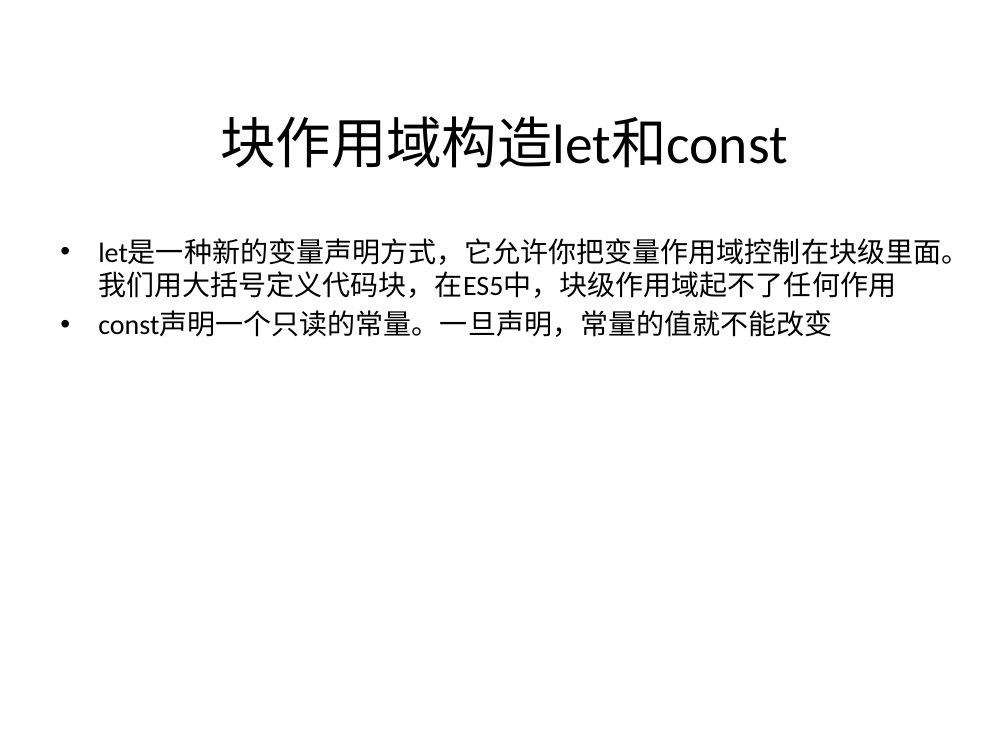
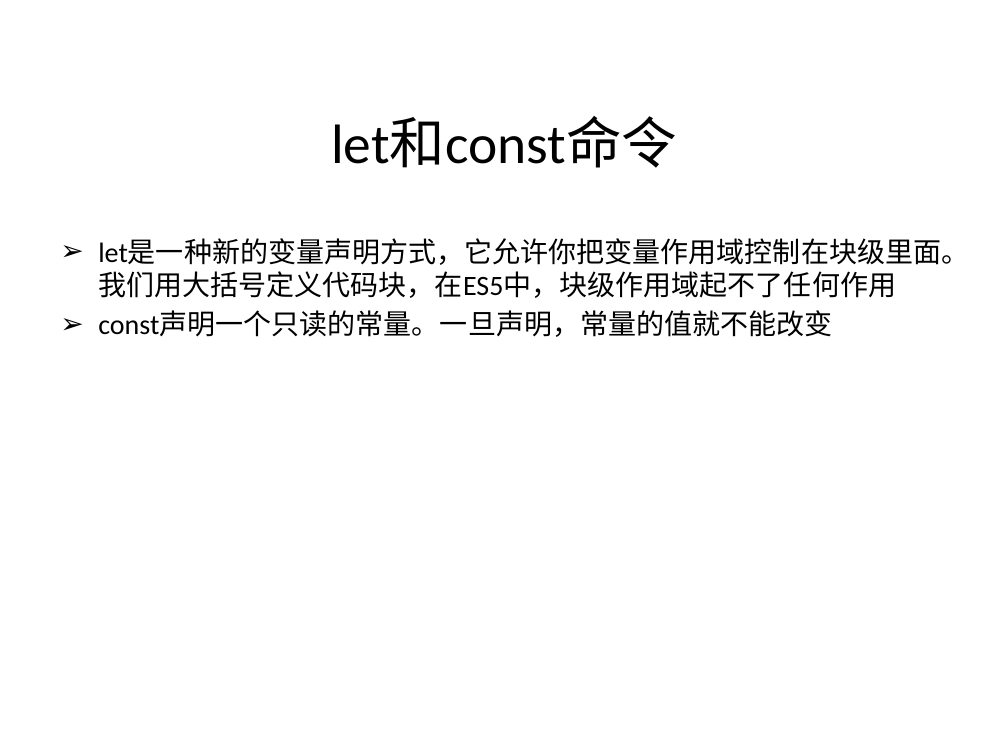
Before and after one commit to 1392731944/es6, a slide deck: slide 7 of es6.pptx. Drawn at 1008x756 pixels with LibreOffice and Linux fonts; fonts in the diff are those of the drawing; background and template pictures are left out. Boxes give left, top, right and bottom in pixels: in the first picture for what was removed or moved away, otherwise in the second. Text is boxed around its words. In the diff, an @@ line names an element or a change of style, - is before the commit and + after.

```diff
--- a/es6.pptx
+++ b/es6.pptx
@@ title at bbox=[331, 117, 677, 168]: text changed @@
-块作用域构造let和const
+let和const命令
@@ text "let是一种新的变量声明方式，它允许你把变量作用域控制在块级里面。我们用大括号定义代码块，在ES5中，块级作用域起不了任 ..." at bbox=[98, 238, 969, 337]: bullet • to ➢ @@
```
Also in this commit, not shown: 4 other slides changed, 3 slides added.
